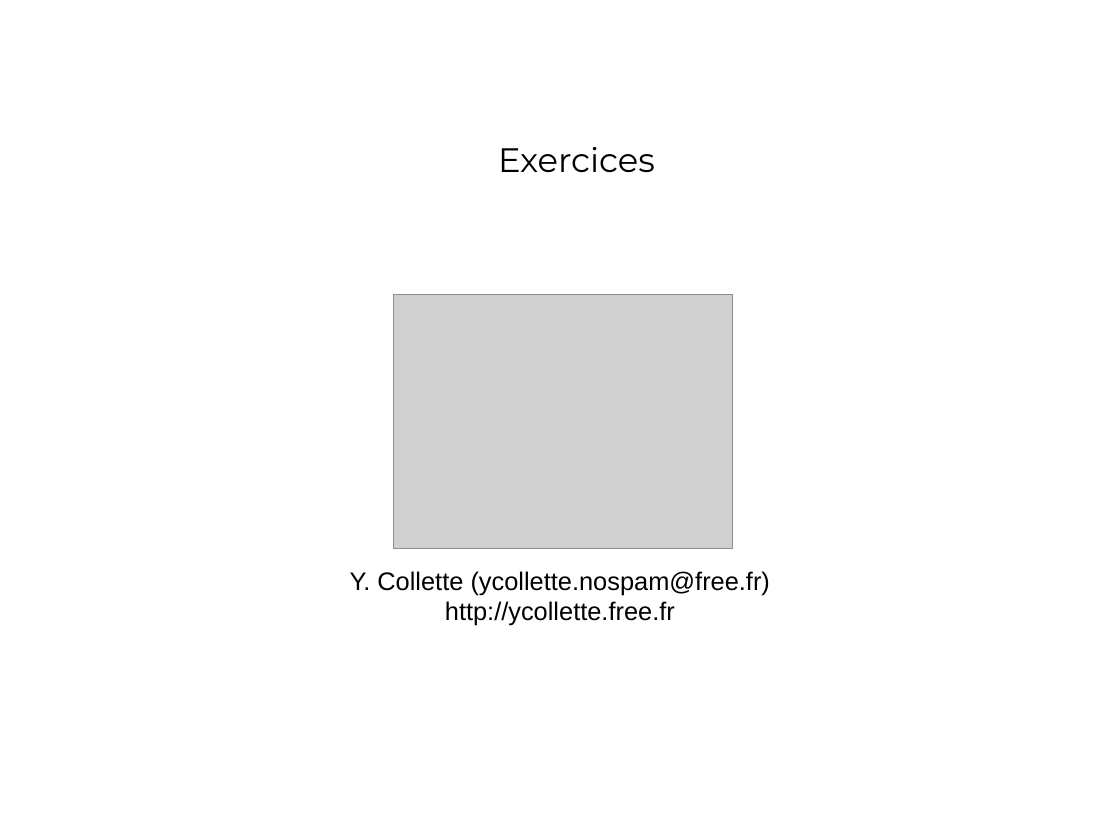
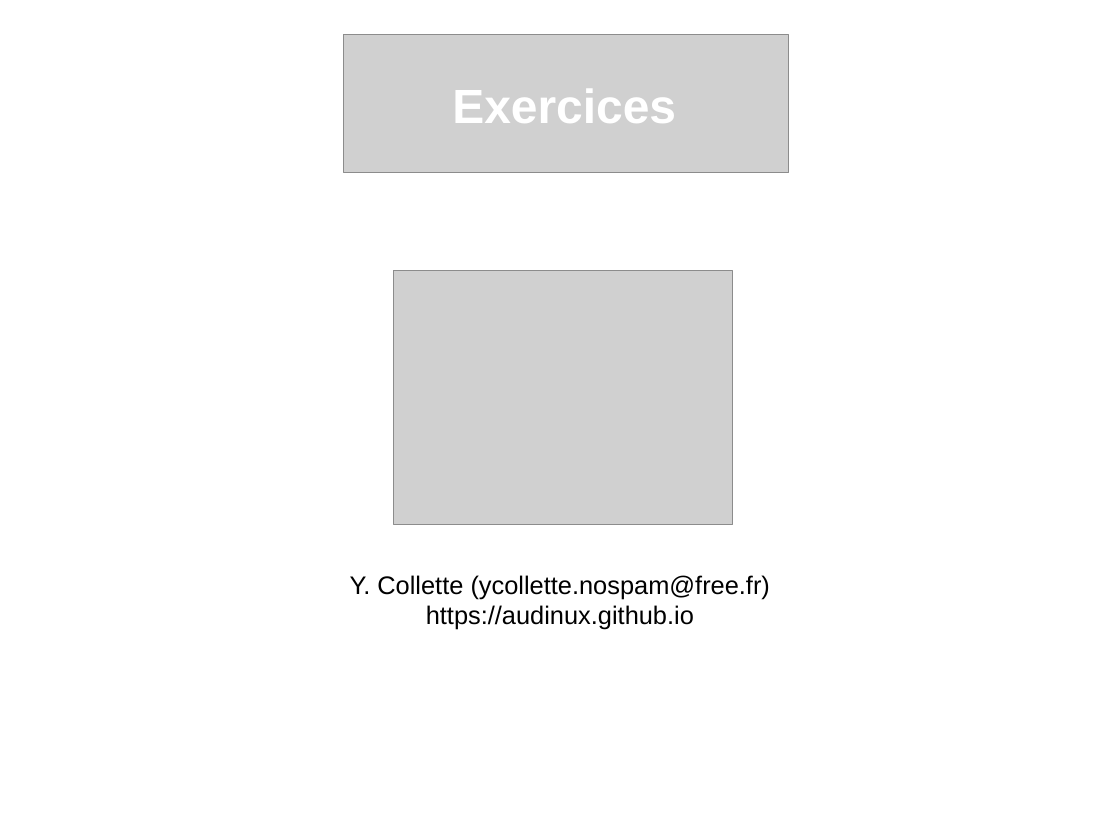
Before and after one commit to audinux/audinux.github.io, a slide deck: slide 1 of workshop/audio/Exercices.odp. Drawn at 1120x840 pixels with LibreOffice and Linux fonts; fonts in the diff are those of the drawing; grey boxes stand for pictures; background and template pictures are left out. Boxes give left, top, right and bottom in pixels: in the first picture for what was removed or moved away, otherwise in the second. Text is boxed around its words. In the diff, an @@ line names an element or a change of style, - is before the commit and + after.

```diff
--- a/workshop/audio/Exercices.odp
+++ b/workshop/audio/Exercices.odp
@@ picture added at [345, 35, 790, 173] @@
@@ text "Exercices": place and size @@
-text "Exercices" at [498, 147, 655, 172]
+text "Exercices" at [452, 89, 676, 123]
@@ text "Exercices" at [452, 89, 676, 123]: size 24 to 34 pt, font Montserrat to Arial, text colour gradient #000000 to #FFFFFF to #FFFFFF, letter outline #000000 0.74 pt to none, bold on; vertical alignment middle to top @@
@@ picture: place and size @@
-picture at [394, 295, 733, 549]
+picture at [394, 270, 733, 524]
@@ text at [426, 605, 694, 630]: text changed @@
-http://ycollette.free.fr
+https://audinux.github.io
```
Also in this commit, not shown: 25 other files.
